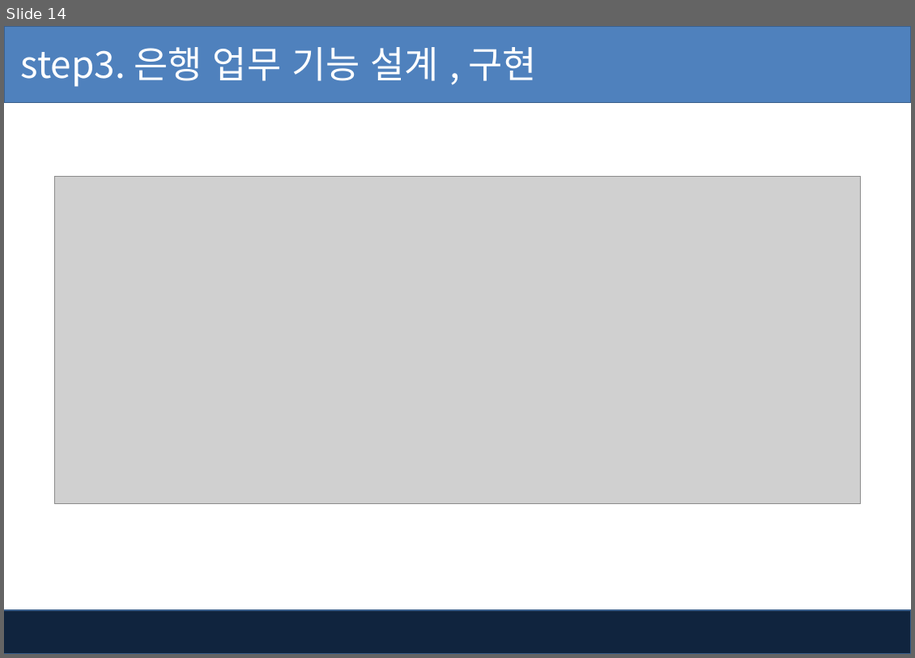
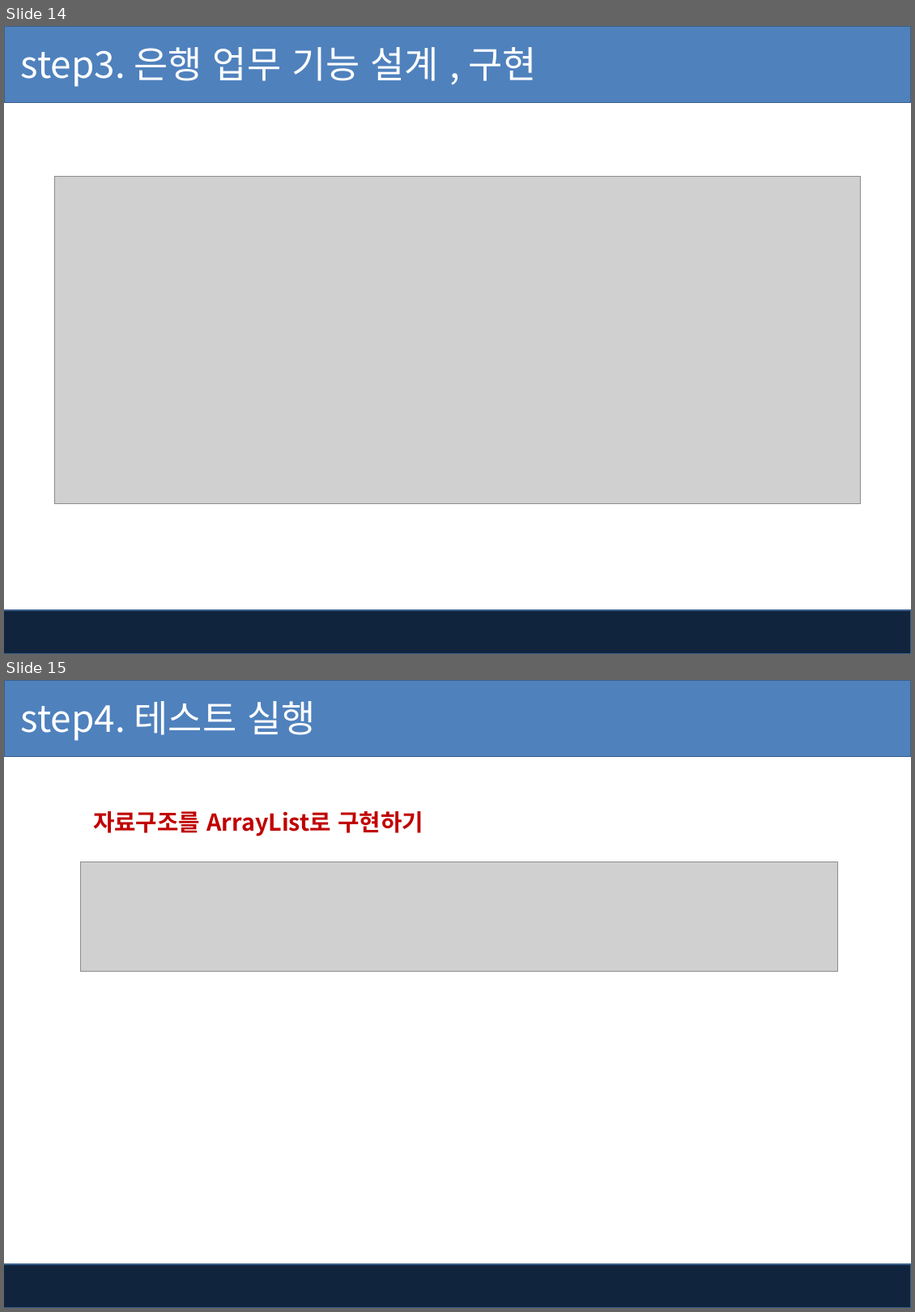
Before and after one commit to pshho/ngreen_project, a slide deck: javaWorks/자료/java_ppt/은행업무 프로젝트(banking).pptx. Shown one above the other, each under a label of ours: slide 14 before the commit, slides 14 and 15 after it. The pictures are 915x658 and 915x1312 pixels, drawn with LibreOffice and Linux fonts; fonts in the diff are those of the drawing; grey boxes stand for pictures; background and template pictures are left out. Boxes give left, top, right and bottom in pixels: in the first picture for what was removed or moved away, otherwise in the second. Text is boxed around its words. In the diff, an @@ line names an element or a change of style, - is before the commit and + after.

```diff
--- a/javaWorks/자료/java_ppt/은행업무 프로젝트(banking).pptx
+++ b/javaWorks/자료/java_ppt/은행업무 프로젝트(banking).pptx
@@ slide 15 added at [4,680,911,1308], background #FFFFFF; not listed: 2 template elements that a slide beside it also shows @@
@@ title added at [21,701,316,741], 32 pt, text #FFFFFF @@
+step4. 테스트 실행
@@ text added at [93,811,424,836], 20 pt, text #C00000, bold @@
+자료구조를 ArrayList로 구현하기
@@ picture added at [81,862,838,972] @@
```
Also in this commit, not shown: 1 slide changed, 5 other slides added, 48 other files.
